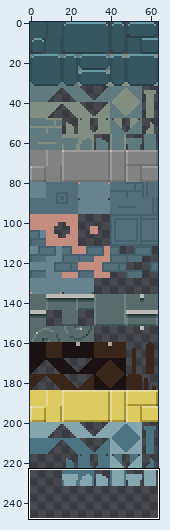
Sprite sheet: assets/img/tileset.png. The picture above shows the old version from afar; the outline marks the close-up.
Close-up. Earlier state:
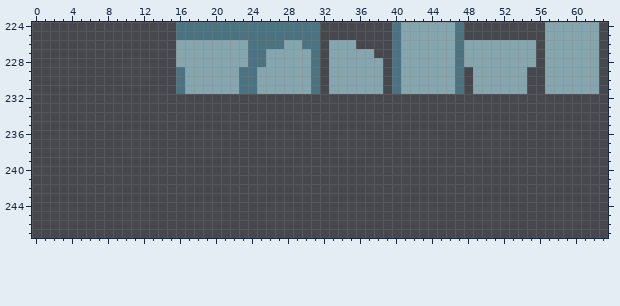
The file is 64x248 pixels. Colours within 5 levels of each other are drawn and written as one. Shown: x 0..63, y 224..247.
The same view after the edit:
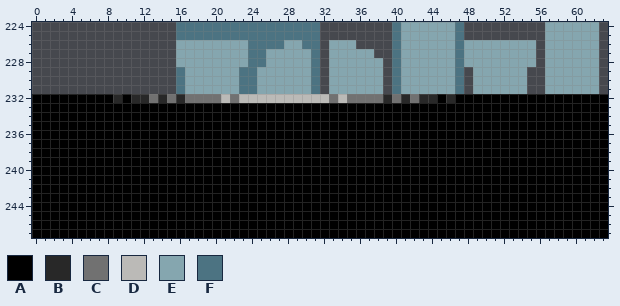
Palette (. is transparent): A #000000  B #282828  C #717171  D #bbbab7  E #85a6af  F #4c7382
Changes in this commit:
Colour A now appears in row 232 at x 0 to 8, 10, 45 and 47 to 63; in rows 233 to 247 at x 0 to 63.
Colour B now appears in row 232 at x 9, 11 to 12, 14, 16, 39, 41, 43 to 44 and 46.
Colour C now appears in row 232 at x 13, 15, 17 to 20, 22, 33, 35 to 38, 40 and 42.
Colour D now appears in row 232 at x 21, 23 to 32 and 34.
Changed places in both close-ups, as pixel boxes (x1, y1, x2, y2):
added: (32, 94, 608, 238)
